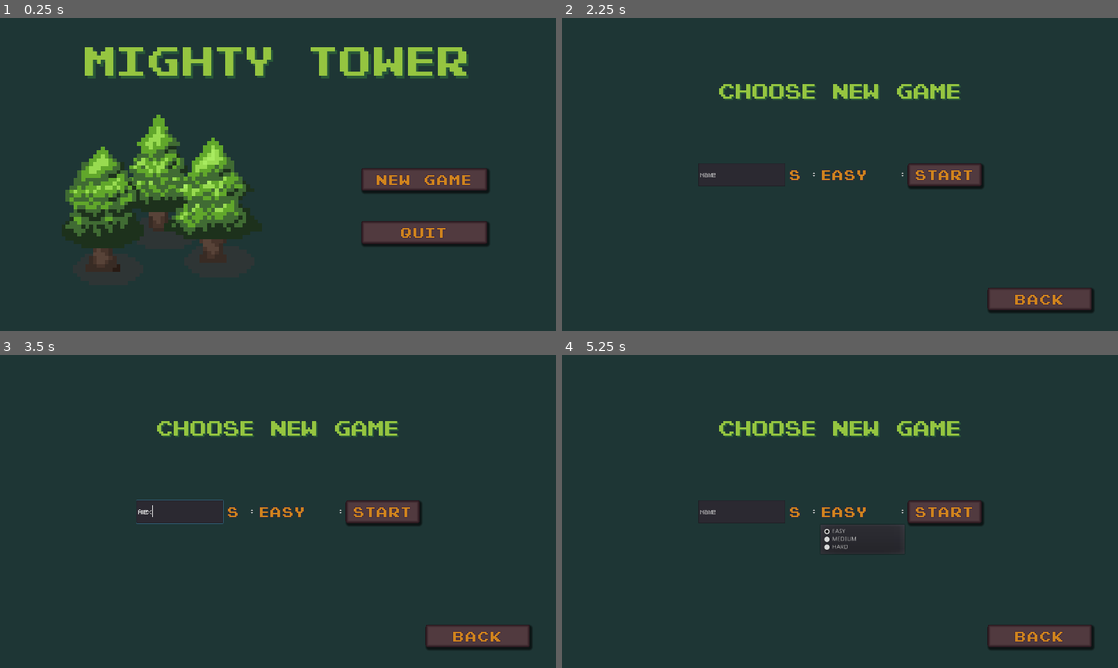
Above: before the commit, frames 1-4 (two rows, left to right).
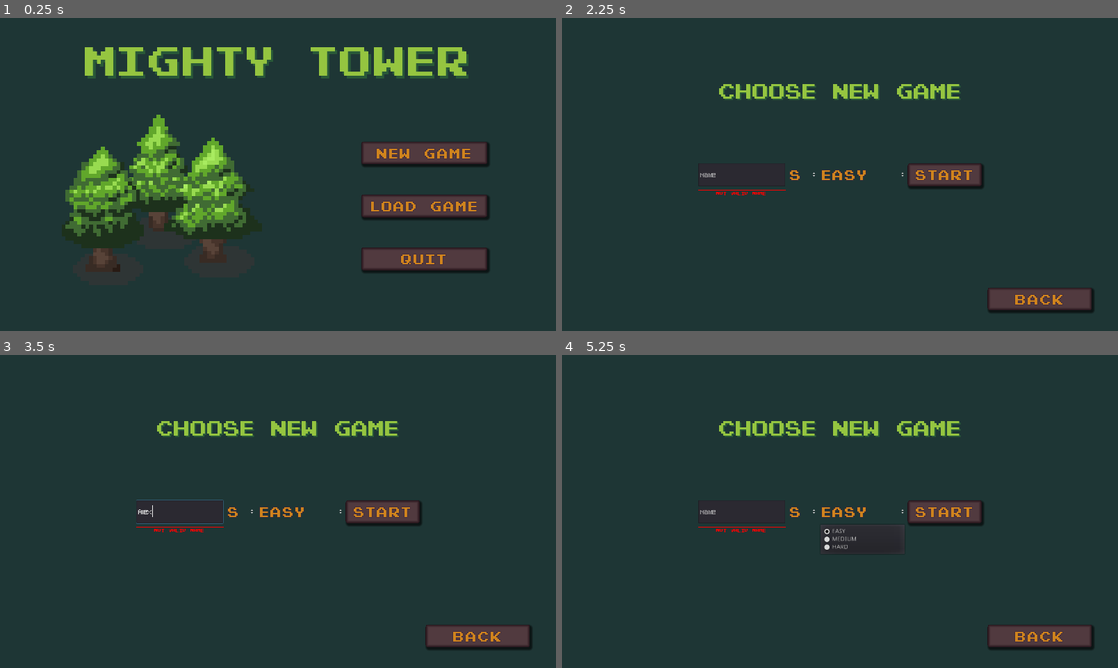
Above: after the commit, the same moments.

Repository: FilMer17/MightyTower
Game: Godot game, scene res://ui/menu/TitleMenu.tscn
Two runs of this game, one before a commit and one after it. Both use one fixed random seed, a clock stepped at 60 frames per second and the inputs below. The engine's default icon, where the game draws it, is replaced by a stand-in: a white triangle on a blue panel in a dark square.
Inputs (mouse positions are in pixels of both pictures, inside the frame that each line leads up to):
- Up to frame 1 (0.25 s): no input
- Up to frame 2 (2.25 s): click (984, 205) at 0.5 s, where only the run after the commit has a clickable "Load Game"; click (1040, 299) at 1.25 s, where only the run after the commit has a clickable "Back"; click "New Game" at 2 s
- Up to frame 3 (3.5 s): click (177, 511) at 2.77 s; type "Alex" at 2.85 s
- Up to frame 4 (5.25 s): click "Back" at 3.5 s; click "New Game" at 4.25 s; click "EASY" at 5 s

The runs differ from the first frame. In frame 1, 8.8% of the frame differs, in the area x 65-88%, y 39-82%; in frame 2, less than 0.1%; in frame 3, less than 0.1%; in frame 4, less than 0.1%.

Commit message:
Logic Save save of world

Diff:
--- a/game/global/FileSystem.gd
+++ b/game/global/FileSystem.gd
@@ -4,13 +4,56 @@
 	return _get_directory_data(path, [], extentions, load_resource)
 
 
-func save_to_file(data, dir_name, file_name) -> void:
+func save_world(data, file_name: String, full_obj: bool = false) -> void:
 	var file = File.new()
-	file.open("user://"+ dir_name + "/" + GlobalData.world_data.world_name + \
+	file.open("user://worlds/" + GlobalData.world_data.world_name + \
 			  "/" + file_name + ".save", File.WRITE)
-	file.store_var(data, true)
+	file.store_var(data, full_obj)
 	file.close()
 
+func get_world(world_name: String) -> WorldData:
+	var file = File.new()
+	file.open("user://worlds/" + world_name + "/worlddata.save", File.READ)
+	var world_data = file.get_var(true)
+	var world = WorldData.new()
+
+	world.world_name = world_data.world_name
+	world.world_size = world_data.world_size
+	world.world_difficulty = world_data.world_difficulty
+	world.settings = world_data.settings
+	world.time = world_data.time
+	world.resources = world_data.resources
+
+	return world
+
+func get_terrain(world_name: String) -> Dictionary:
+	var file = File.new()
+	file.open("user://worlds/" + world_name + "/terrain.save", File.READ)
+	var terrain_data = file.get_var()
+
+	return terrain_data
+
+func get_entities(world_name: String) -> Dictionary:
+	var file = File.new()
+	file.open("user://worlds/" + world_name + "/entities.save", File.READ)
+	var entities_data = file.get_var()
+
+	return entities_data
+
+func delete_world(world_name) -> void:
+	var __
+
+	var dir = Directory.new()
+	dir.open("user://worlds/" + world_name)
+	__ = dir.list_dir_begin()
+	while true:
+		var file = dir.get_next()
+		if file == "":
+			break
+		elif not file.begins_with("."):
+			dir.remove(file)
+
+	dir.remove("user://worlds/" + world_name)
 
 func _get_directory_data(path: String, directory_data: Array, extentions: Array, load_resource: bool) -> Array:
 	var directory := Directory.new()
--- a/game/global/GlobalData.gd
+++ b/game/global/GlobalData.gd
@@ -1,13 +1,13 @@
 extends Node
 
-#var selected_world: Dictionary = {
-#	"is_new" : true,
-#	"name" : "world1"
-#}
+var world_is_new: bool = true
 
 var world_data: WorldData = WorldData.new()
+var buildings_data: Dictionary = {}
+var entities_data: Dictionary = {}
+var terrain_data: Dictionary = {}
 
-var worlds: Dictionary = {}
+var worlds: Array = []
 var buildings: Dictionary = {}
 var entities: Dictionary = {}
 
@@ -25,15 +25,25 @@
 		OS.window_fullscreen = not OS.window_fullscreen
 
 func scan() -> void:
-	_load_worlds()
+	load_worlds()
 	_load_buildings()
 	_load_entities()
 
-func _load_worlds() -> void:
+func load_worlds() -> void:
 	worlds.clear()
 
-	for file_data in FileSystem.load_dir("user://worlds", ["save", "data"], false):
-		worlds[file_data.id] = file_data.data
+#	for file_data in FileSystem.load_dir("user://worlds", ["save", "data"], false):
+#		worlds[file_data.id] = file_data.data
+
+	var dir = Directory.new()
+	dir.open("user://worlds")
+	var __ = dir.list_dir_begin()
+	while true:
+		var file = dir.get_next()
+		if file == "":
+			break
+		elif not file.begins_with("."):
+			worlds.append(file)
 
 func _load_buildings() -> void:
 	buildings.clear()
--- a/game/global/Scene.gd
+++ b/game/global/Scene.gd
@@ -3,6 +3,7 @@
 var scenes := {
 	"TitleScreen" : "res://ui/menu/TitleMenu.tscn",
 	"NewGameMenu" : "res://ui/menu/NewGameMenu.tscn",
+	"LoadGameMenu" : "res://ui/menu/LoadGameMenu.tscn",
 	"Game" : "res://source/game/Game.tscn"
 }
 
--- a/game/source/game/Game.gd
+++ b/game/source/game/Game.gd
@@ -19,7 +19,7 @@
 	game_cam.position = Vector2(0, (Scene.search("Terrain").\
 		MAP_SIZE[GlobalData.world_data.world_size] / 2) * 16)
 
-	game_shader .visible = false
+	game_shader.visible = false
 
 func _input(event) -> void:
 	if event.is_action_pressed("pause") and not pause_exitm:
--- a/game/source/map/Map.gd
+++ b/game/source/map/Map.gd
@@ -9,26 +9,15 @@
 var node_in_menu: bool = false
 var detected_areas: Array = []
 
-func load_data(data: Dictionary) -> void:
-	terrain.data = data["terrain"]
-	terrain.draw_terrain()
-
-func save_data(to_save: String) -> Dictionary:
-	var data := {}
-	match to_save:
-		"terrain":
-			data["terrain"] = terrain.data
-		"buildings":
-			data["buildings"] = buildings.save_data()
-		"entities":
-			data["entities"] = entities.data
-
-	return data
-
 func create_data(diffic: String) -> void:
 	terrain.create_terrain(diffic)
 	entities.create_entities(diffic)
 	builder.build("Residence")
+
+func load_data() -> void:
+	terrain.load_terrain(GlobalData.terrain_data)
+	entities.load_entities(GlobalData.entities_data)
+	# load buildings
 
 func _input(event):
 	if event.is_action_pressed("building1") and !builder.sprite.visible:
--- a/game/source/map/entities/Entities.gd
+++ b/game/source/map/entities/Entities.gd
@@ -27,9 +27,9 @@
 
 var data: Dictionary = {}
 var in_menu: bool = false
+var grid = IsoGrid.new()
 
 func create_entities(diffic: String) -> void:
-	var grid = IsoGrid.new()
 	var map_size = MAP_SIZE[diffic]
 	var temp_data: Dictionary = {}
 
@@ -41,7 +41,11 @@
 			if not temp_data[Vector2(x, y)].empty():
 				data[Vector2(x, y)] = temp_data[Vector2(x, y)]
 
-	_place_entities(grid)
+	_place_entities()
+
+func load_entities(e_data: Dictionary) -> void:
+	data = e_data
+	_place_entities()
 
 func place_on_stone(pos: Vector2) -> void:
 	var rng = RandomNumberGenerator.new()
@@ -67,9 +71,9 @@
 
 	return _noise
 
-func _place_entities(grid: IsoGrid) -> void:
+func _place_entities() -> void:
 	for file_data in data.keys():
-		var entity = data[file_data]["type"].instance()
+		var entity = GlobalData.entities[data[file_data]["type"]].instance()
 		entity.position = grid.map_to_world(file_data)
 		entity.get_node("Sprite").texture = data[file_data]["sprite"]
 		terrain.data[file_data]["placed"] = entity.name
--- a/game/source/map/terrain/Terrain.gd
+++ b/game/source/map/terrain/Terrain.gd
@@ -25,6 +25,10 @@
 		set_cellv(pos, data[pos]["terrain"])
 		update_bitmask_area(pos)
 
+func load_terrain(t_data: Dictionary) ->  void:
+	data = t_data
+	draw_terrain()
+
 func _create_noise() -> OpenSimplexNoise:
 #	randomize()
 	var _noise := OpenSimplexNoise.new()
--- a/game/source/world/World.gd
+++ b/game/source/world/World.gd
@@ -9,8 +9,6 @@
 
 onready var console := Scene.search("Console")
 onready var time_overview := Scene.search("TimeOverview")
-
-var world_data: WorldData = WorldData.new()
 
 onready var settings = $Settings
 onready var time = $Time
@@ -25,9 +23,11 @@
 	__ = connect("feed_people", self, "_on_Feed_people")
 	__ = connect("hungry_people", self, "_on_Hungry_people")
 
-	_create_world_data(GlobalData.world_data.world_size)
-
-	save_world_data()
+	if GlobalData.world_is_new:
+		_create_world_data(GlobalData.world_data.world_size)
+		save_world_data()
+	else:
+		_load_world_data()
 
 	time.change_clock_state()
 
@@ -41,13 +41,32 @@
 	w_data.time = time.save_data()
 	w_data.resources = resources.save_data()
 
-	FileSystem.save_to_file(w_data, "worlds", "worldata")
+#	var b_data = Scene.search("Buildings").data
+#	GlobalData.buildings_data = b_data
+
+	var e_data: Dictionary = Scene.search("Entities").data
+	GlobalData.entities_data = e_data
+
+	var t_data: Dictionary = Scene.search("Terrain").data
+	GlobalData.terrain_data = t_data
+
+	FileSystem.save_world(w_data, "worlddata", true)
+#	FileSystem.save_world(b_data, "buildings")
+	FileSystem.save_world(e_data, "entities")
+	FileSystem.save_world(t_data, "terrain")
 
 func _create_world_data(size: String, diffic: String = "") -> void:
 	# settings default
 	# time default
 	resources.create_data(diffic)
 	map.create_data(size)
+
+func _load_world_data() -> void:
+	settings.load_data(GlobalData.world_data.settings)
+	time.load_data(GlobalData.world_data.time)
+	resources.load_data(GlobalData.world_data.resources)
+
+	map.load_data()
 
 func _on_Find_person() -> void:
 	if not resources.max_amount["people"] <= resources.get_all_people():
--- a/game/ui/HUD/overview/BuilderOverview.tscn
+++ b/game/ui/HUD/overview/BuilderOverview.tscn
@@ -35,6 +35,7 @@
 [node name="NameList" type="ItemList" parent="PanelContainer/VBoxContainer"]
 margin_right = 856.0
 margin_bottom = 27.0
+focus_mode = 0
 items = [ "Residence", null, false, "House", null, false, "Storage", null, false, "Worker", null, false, "Maker", null, false, "Tower", null, false ]
 auto_height = true
 max_columns = 6
@@ -44,6 +45,7 @@
 margin_right = 856.0
 margin_bottom = 148.0
 rect_min_size = Vector2( 0, 110 )
+focus_mode = 0
 items = [ "Small Residence", ExtResource( 1 ), false, "Medium Residence", ExtResource( 1 ), false, "Large Residence", ExtResource( 1 ), false ]
 max_columns = 8
 icon_mode = 0
--- a/game/ui/menu/Console.gd
+++ b/game/ui/menu/Console.gd
@@ -11,6 +11,10 @@
 var lines: Array = []
 var last_line: String = ""
 var line_combo: int = 1
+
+func _ready() -> void:
+	if GlobalData.world_is_new:
+		write("Place your first building")
 
 func _input(event) -> void:
 	if event.is_action_pressed("show_console"):
--- a/game/ui/menu/Console.tscn
+++ b/game/ui/menu/Console.tscn
@@ -70,7 +70,6 @@
 margin_bottom = 160.0
 mouse_filter = 2
 custom_fonts/normal_font = SubResource( 2 )
-text = "Place your first building"
 fit_content_height = true
 [connection signal="timeout" from="Timer" to="." method="_on_Timer_timeout"]
 [connection signal="mouse_entered" from="Container" to="." method="_on_Container_mouse_entered"]
--- /dev/null
+++ b/game/ui/menu/LoadGameMenu.gd
@@ -0,0 +1,43 @@
+extends Control
+
+onready var world_list := $HBoxContainer/WorldList as ItemList
+
+var worlds: Array = []
+var selected_world: String = ""
+
+func _ready() -> void:
+	refresh_world_list()
+
+func refresh_world_list() -> void:
+	world_list.clear()
+	worlds.clear()
+	selected_world = ""
+	GlobalData.load_worlds()
+
+	for world_name in GlobalData.worlds:
+		world_list.add_item(world_name)
+		worlds.append(world_name)
+
+func _on_WorldList_item_selected(index):
+	selected_world = worlds[index]
+
+func _on_Start_pressed():
+	if world_list.is_anything_selected():
+		GlobalData.world_is_new = false
+		GlobalData.world_data.world_name = selected_world
+		GlobalData.world_data = FileSystem.get_world(GlobalData.world_data.world_name)
+
+		GlobalData.terrain_data = FileSystem.get_terrain(GlobalData.world_data.world_name)
+		GlobalData.entities_data = FileSystem.get_entities(GlobalData.world_data.world_name)
+
+		Scene.change("Game")
+
+
+func _on_Delete_pressed():
+	if world_list.is_anything_selected():
+		FileSystem.delete_world(selected_world)
+		refresh_world_list()
+
+
+func _on_Back_pressed():
+	Scene.change("TitleScreen")
--- /dev/null
+++ b/game/ui/menu/LoadGameMenu.tscn
@@ -0,0 +1,92 @@
+[gd_scene load_steps=3 format=2]
+
+[ext_resource path="res://graphics/theme/Menu.theme" type="Theme" id=1]
+[ext_resource path="res://ui/menu/LoadGameMenu.gd" type="Script" id=2]
+
+[node name="LoadGameMenu" type="Control"]
+anchor_right = 1.0
+anchor_bottom = 1.0
+theme = ExtResource( 1 )
+script = ExtResource( 2 )
+__meta__ = {
+"_edit_use_anchors_": false
+}
+
+[node name="Background" type="Panel" parent="."]
+margin_left = -10.0
+margin_top = -10.0
+margin_right = 1290.0
+margin_bottom = 730.0
+__meta__ = {
+"_edit_use_anchors_": false
+}
+
+[node name="Title" type="Label" parent="."]
+anchor_left = 0.5
+anchor_right = 0.5
+margin_left = -640.0
+margin_right = 640.0
+margin_bottom = 314.0
+text = "Load Game"
+align = 1
+valign = 1
+__meta__ = {
+"_edit_use_anchors_": false
+}
+
+[node name="HBoxContainer" type="HBoxContainer" parent="."]
+anchor_left = 0.5
+anchor_top = 0.5
+anchor_right = 0.5
+anchor_bottom = 0.5
+margin_left = -250.0
+margin_top = -65.0
+margin_right = 250.0
+margin_bottom = 65.0
+custom_constants/separation = 20
+__meta__ = {
+"_edit_use_anchors_": false
+}
+
+[node name="WorldList" type="ItemList" parent="HBoxContainer"]
+margin_right = 300.0
+margin_bottom = 130.0
+rect_min_size = Vector2( 300, 130 )
+focus_mode = 0
+items = [ "World1", null, false, "World2", null, false, "World3", null, false, "Item 3", null, false, "Item 4", null, false, "Item 5", null, false, "Item 6", null, false, "Item 7", null, false, "Item 8", null, false, "Item 9", null, false, "Item 10", null, false, "Item 11", null, false ]
+
+[node name="ButtonContainer" type="VBoxContainer" parent="HBoxContainer"]
+margin_left = 320.0
+margin_right = 500.0
+margin_bottom = 130.0
+custom_constants/separation = 20
+
+[node name="Start" type="Button" parent="HBoxContainer/ButtonContainer"]
+margin_right = 180.0
+margin_bottom = 53.0
+text = "Start"
+
+[node name="Delete" type="Button" parent="HBoxContainer/ButtonContainer"]
+margin_top = 73.0
+margin_right = 180.0
+margin_bottom = 126.0
+rect_min_size = Vector2( 180, 0 )
+text = "Delete"
+
+[node name="Back" type="Button" parent="."]
+anchor_left = 1.0
+anchor_top = 1.0
+anchor_right = 1.0
+anchor_bottom = 1.0
+margin_left = -300.0
+margin_top = -100.0
+margin_right = -60.0
+margin_bottom = -50.0
+text = "Back"
+__meta__ = {
+"_edit_use_anchors_": false
+}
+[connection signal="item_selected" from="HBoxContainer/WorldList" to="." method="_on_WorldList_item_selected"]
+[connection signal="pressed" from="HBoxContainer/ButtonContainer/Start" to="." method="_on_Start_pressed"]
+[connection signal="pressed" from="HBoxContainer/ButtonContainer/Delete" to="." method="_on_Delete_pressed"]
+[connection signal="pressed" from="Back" to="." method="_on_Back_pressed"]
--- a/game/ui/menu/NewGameMenu.gd
+++ b/game/ui/menu/NewGameMenu.gd
@@ -1,4 +1,6 @@
 extends Control
+
+onready var validator := $Validator
 
 func _on_Play_pressed():
 	var w_data = GlobalData.world_data
@@ -21,8 +23,12 @@
 		w_data.world_name = "world" + str(files_count)
 		dir.make_dir(w_data.world_name)
 
+	GlobalData.world_is_new = true
 	Scene.change("Game")
-
 
 func _on_Back_pressed():
 	Scene.change("TitleScreen")
+
+
+func _on_Name_text_changed(_new_text):
+	pass # Replace with function body.
--- a/game/ui/menu/NewGameMenu.tscn
+++ b/game/ui/menu/NewGameMenu.tscn
@@ -1,10 +1,19 @@
-[gd_scene load_steps=5 format=2]
+[gd_scene load_steps=8 format=2]
 
 [ext_resource path="res://graphics/theme/Menu.theme" type="Theme" id=1]
 [ext_resource path="res://graphics/font/Pixeled.ttf" type="DynamicFontData" id=2]
 [ext_resource path="res://ui/menu/NewGameMenu.gd" type="Script" id=3]
+[ext_resource path="res://graphics/font/PixelFont.ttf" type="DynamicFontData" id=4]
 
-[sub_resource type="DynamicFont" id=1]
+[sub_resource type="StyleBoxLine" id=1]
+color = Color( 1, 0, 0, 1 )
+thickness = 2
+
+[sub_resource type="DynamicFont" id=2]
+size = 12
+font_data = ExtResource( 4 )
+
+[sub_resource type="DynamicFont" id=3]
 size = 10
 extra_spacing_top = -1
 font_data = ExtResource( 2 )
@@ -27,10 +36,29 @@
 "_edit_use_anchors_": false
 }
 
-[node name="Label" type="Label" parent="."]
-anchor_right = 1.0
+[node name="Title" type="Label" parent="."]
+anchor_left = 0.5
+anchor_right = 0.5
+margin_left = -640.0
+margin_right = 640.0
 margin_bottom = 333.0
 text = "Choose new game"
+align = 1
+valign = 1
+__meta__ = {
+"_edit_use_anchors_": false
+}
+
+[node name="Validator" type="Label" parent="."]
+margin_left = 314.0
+margin_top = 395.0
+margin_right = 514.0
+margin_bottom = 410.0
+custom_styles/normal = SubResource( 1 )
+custom_fonts/font = SubResource( 2 )
+custom_colors/font_color = Color( 1, 0, 0, 1 )
+custom_colors/font_color_shadow = Color( 0, 0, 0, 0 )
+text = "Not valid name"
 align = 1
 valign = 1
 __meta__ = {
@@ -98,5 +126,6 @@
 __meta__ = {
 "_edit_use_anchors_": false
 }
+[connection signal="text_changed" from="HBoxContainer/Name" to="." method="_on_Name_text_changed"]
 [connection signal="pressed" from="HBoxContainer/Play" to="." method="_on_Play_pressed"]
 [connection signal="pressed" from="Back" to="." method="_on_Back_pressed"]
--- a/game/ui/menu/TitleMenu.gd
+++ b/game/ui/menu/TitleMenu.gd
@@ -3,5 +3,8 @@
 func _on_NewGame_pressed():
 	Scene.change("NewGameMenu")
 
+func _on_LoadGame_pressed():
+	Scene.change("LoadGameMenu")
+
 func _on_Quit_pressed():
 	get_tree().quit()
--- a/game/ui/menu/TitleMenu.tscn
+++ b/game/ui/menu/TitleMenu.tscn
@@ -96,13 +96,12 @@
 }
 
 [node name="NewGame" type="Button" parent="ButtonsContainer"]
-margin_top = 200.0
+margin_top = 138.0
 margin_right = 290.0
-margin_bottom = 253.0
+margin_bottom = 191.0
 text = "New Game"
 
 [node name="LoadGame" type="Button" parent="ButtonsContainer"]
-visible = false
 margin_top = 261.0
 margin_right = 290.0
 margin_bottom = 314.0
@@ -122,12 +121,13 @@
 }
 
 [node name="Quit" type="Button" parent="ButtonsContainer"]
-margin_top = 323.0
+margin_top = 384.0
 margin_right = 290.0
-margin_bottom = 376.0
+margin_bottom = 437.0
 text = "Quit"
 __meta__ = {
 "_edit_use_anchors_": false
 }
 [connection signal="pressed" from="ButtonsContainer/NewGame" to="." method="_on_NewGame_pressed"]
+[connection signal="pressed" from="ButtonsContainer/LoadGame" to="." method="_on_LoadGame_pressed"]
 [connection signal="pressed" from="ButtonsContainer/Quit" to="." method="_on_Quit_pressed"]
Not shown: 1 places in game/ui/menu/NewGameMenu.tscn that only renumber resources
